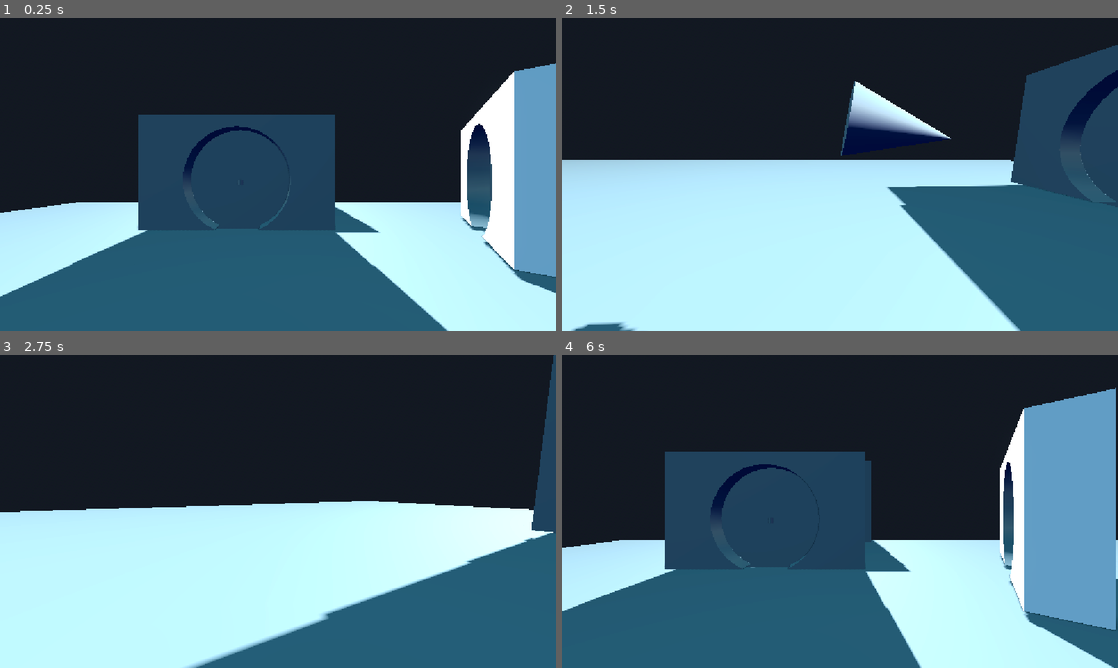
Above: before the commit, frames 1-4 (two rows, left to right).
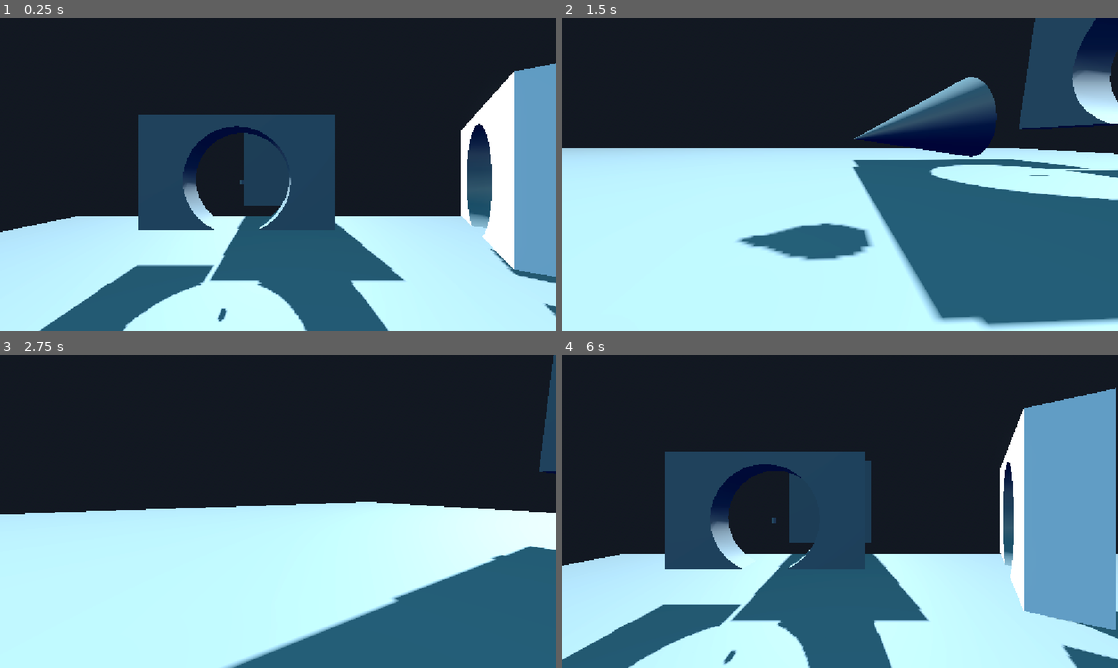
Above: after the commit, the same moments.

Repository: OrzBeta/Assignment3Godot
Game: Godot game, scene res://scenes/demo_scene.tscn
The game is run twice, just before and just after one commit, with the same random seed, the same clock (stepped at 60 frames per second) and the same inputs.
Inputs (mouse positions are in pixels of both pictures, inside the frame that each line leads up to):
- Up to frame 1 (0.25 s): no input
- Up to frame 2 (1.5 s): tap Enter (ui_accept) at 0.5, 0.77 s; move the mouse to (962, 158) at 0.52 s; press the mouse at (962, 158) at 0.53 s; hold D (move_right) 0.53-1.28 s; move the mouse to (812, 174) at 1.27 s; release the mouse at (812, 174) at 1.28 s; hold W (move_forward) from 1.28 s (still down); click (812, 174) at 1.35 s
- Up to frame 3 (2.75 s): keep holding W (move_forward); tap Enter (ui_accept) at 1.52 s; move the mouse to (289, 505) at 2.02 s; press the mouse at (289, 505) at 2.03 s
- Up to frame 4 (6 s): move the mouse to (834, 517) at 2.77 s; release the mouse at (834, 517) at 2.78 s; click (834, 517) at 2.85 s; tap Enter (ui_accept) at 3.02, 3.77, 4.52, 5 s; move the mouse to (878, 514) at 3.52 s; press the mouse at (878, 514) at 3.53 s; move the mouse to (795, 508) at 4.27 s; release the mouse at (795, 508) at 4.28 s; click (795, 508) at 4.35 s; move the mouse to (845, 511) at 5.02 s; press the mouse at (845, 511) at 5.03 s; tap R (restart) at 5.75 s; move the mouse to (817, 505) at 5.77 s; release W (move_forward) at 5.78 s; release the mouse at (817, 505) at 5.78 s; hold D (move_right) from 5.78 s (still down); click (817, 505) at 5.85 s

The runs differ from the first frame. In frame 1, 17% of the frame differs, in the area x 0-100%, y 35-100%; in frame 2, 23%, in the area x 0-100%, y 0-100%; in frame 3, 3.9%; in frame 4, 17%.

Commit message:
teleport works kind of
teleporting to other objects but might loop endlessly

Diff:
--- a/scenes/demo_scene.tscn
+++ b/scenes/demo_scene.tscn
@@ -41,7 +41,7 @@
 environment = SubResource("Environment_0ekuu")
 
 [node name="CSGBox3D" type="CSGBox3D" parent="." unique_id=634384518]
-transform = Transform3D(100, 0, 0, 0, 10, 0, 0, 0, 100, -4.182214, -3.4564946, 0.86351395)
+transform = Transform3D(100, 0, 0, 0, 10, 0, 0, 0, 100, -4.182214, -5.251502, 0.86351395)
 use_collision = true
 
 [node name="DirectionalLight3D" type="DirectionalLight3D" parent="." unique_id=1749651984]
@@ -83,11 +83,11 @@
 sides = 32
 
 [node name="Portal" parent="." unique_id=2134881050 node_paths=PackedStringArray("otherPortal") instance=ExtResource("2_ba4t3")]
-transform = Transform3D(0.57603765, 0, 0.81742316, 0, 1, 0, -0.81742316, 0, 0.57603765, -15.375287, 4.4491863, -34.054585)
+transform = Transform3D(-0.5823738, 0, -0.8129211, 0, 1, 0, 0.8129211, 0, -0.5823738, -15.375287, 4.4491863, -34.054585)
 otherPortal = NodePath("../Portal2")
 
 [node name="Portal2" parent="." unique_id=1199124635 node_paths=PackedStringArray("otherPortal") instance=ExtResource("2_ba4t3")]
-transform = Transform3D(1, 0, 0, 0, 1, 0, 0, 0, 1, -30.57835, 4.5779333, -36.260853)
+transform = Transform3D(-0.9997539, 0, -0.022183299, 0, 1, 0, 0.022183299, 0, -0.9997539, -30.57835, 4.5779333, -36.260853)
 otherPortal = NodePath("../Portal")
 
 [node name="Control" type="Control" parent="." unique_id=371364346]
--- a/scenes/portal.tscn
+++ b/scenes/portal.tscn
@@ -13,12 +13,13 @@
 height = 0.3
 
 [sub_resource type="BoxShape3D" id="BoxShape3D_tdbmw"]
-size = Vector3(7.181885, 9.153778, 1.9067383)
+size = Vector3(7.181885, 9.153778, 2.7162476)
 
 [node name="Portal" type="Node3D" unique_id=2134881050]
 script = ExtResource("1_v0xau")
 
 [node name="CSGBox3D" type="CSGBox3D" parent="." unique_id=1734428434]
+visible = false
 layers = 64
 size = Vector3(7.0585938, 9.097656, 0.037841797)
 
@@ -37,15 +38,8 @@
 [node name="Collision1" type="Area3D" parent="." unique_id=1956683732]
 
 [node name="TeleportArea1" type="CollisionShape3D" parent="Collision1" unique_id=866298866]
-transform = Transform3D(1, 0, 0, 0, 1, 0, 0, 0, 1, 0, 0, -0.95470786)
-shape = SubResource("BoxShape3D_tdbmw")
-debug_color = Color(5.7756904e-07, 0.6201559, 0.57138103, 0.41960785)
-
-[node name="Collision2" type="Area3D" parent="." unique_id=2059155520]
-
-[node name="TeleportArea2" type="CollisionShape3D" parent="Collision2" unique_id=1291186588]
-transform = Transform3D(1, 0, 0, 0, 1, 0, 0, 0, 1, 0, 0, 0.97509813)
 shape = SubResource("BoxShape3D_tdbmw")
 debug_color = Color(5.7756904e-07, 0.6201559, 0.57138103, 0.41960785)
 
 [connection signal="body_entered" from="Collision1" to="." method="_on_body_entered"]
+[connection signal="body_exited" from="Collision1" to="." method="_on_collision_1_body_exited"]
--- a/scenes/portal_script.gd
+++ b/scenes/portal_script.gd
@@ -36,7 +36,24 @@
 
 func _on_body_entered(player: Node3D) -> void:
 	# teleport player to other portal
-	#
+	#any affect to player position breaks game
+	#if otherPortal:
+		#player.global_position = otherPortal.global_position
+		#print("TELEPORT!")
+
+	# check front or back of collider
+	var dif = player.global_position - self.global_position
+
 	if otherPortal:
-		#player.position += otherPortal.global_position
-		print("TELEPORT!")
+		if player.global_position.z > self.global_position.z:
+			player.global_position = otherPortal.global_position - dif
+			return
+		if player.global_position.z < self.global_position.z:
+			player.global_position = otherPortal.global_position - dif
+			return
+
+
+
+func _on_collision_1_body_exited(player: Node3D) -> void:
+	player.global_position = otherPortal.global_position
+	pass # Replace with function body.
